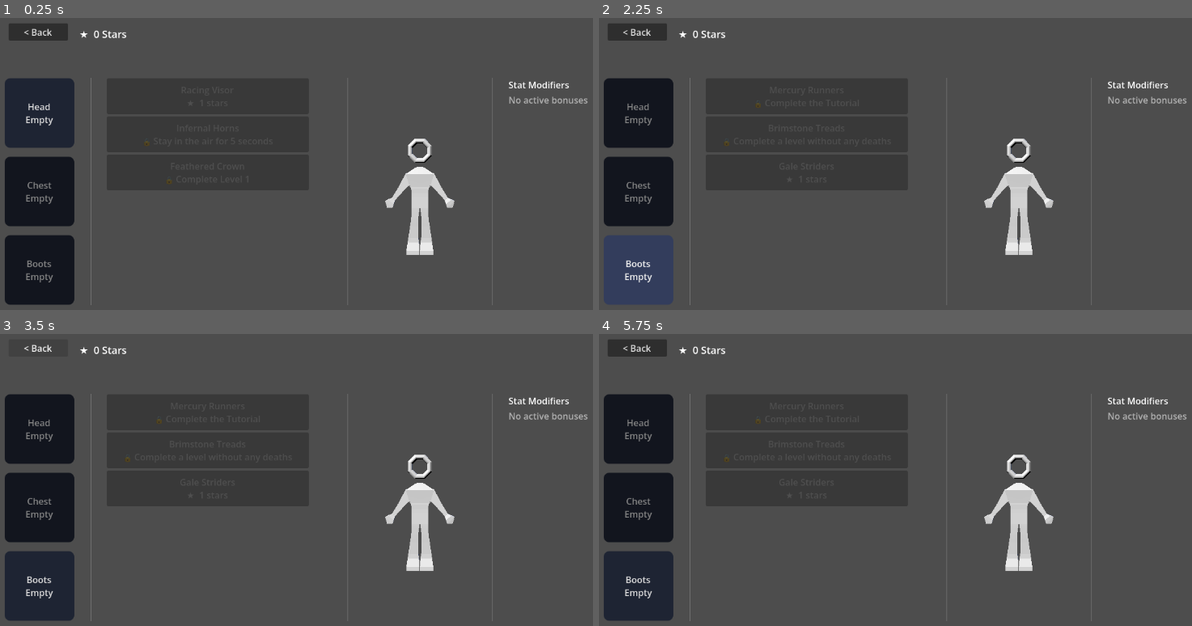
Above: before the commit, frames 1-4 (two rows, left to right).
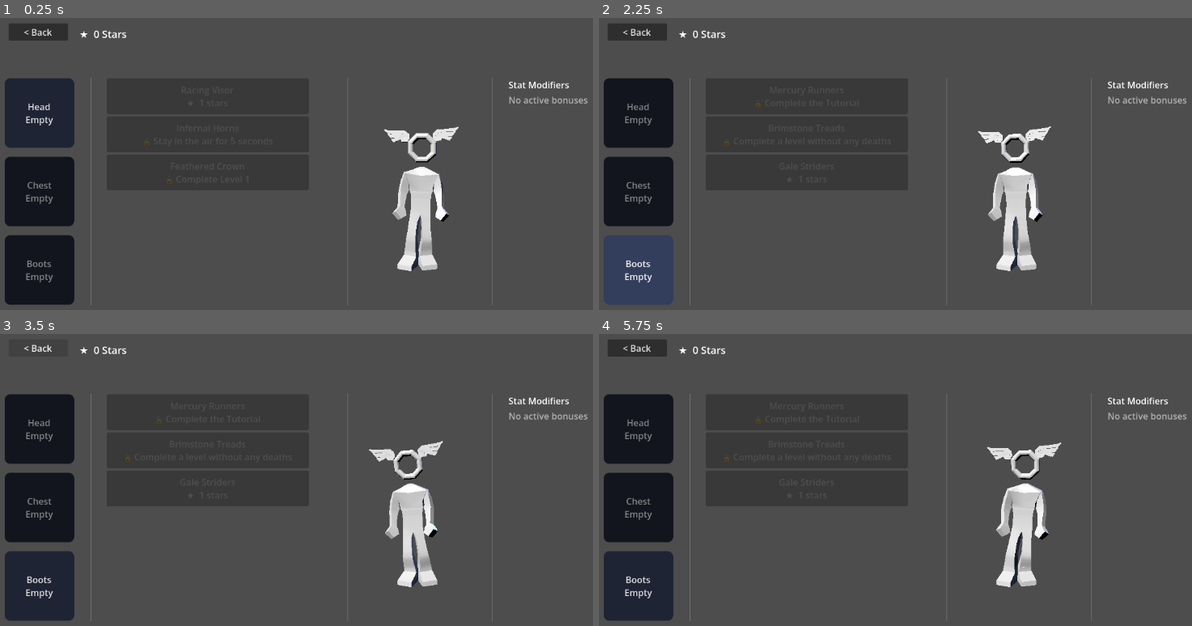
Above: after the commit, the same moments.

Repository: jpvds1/DDJD
Game: Godot game, scene res://scenes/ui/customization_menu.tscn
Same seed, same stepped clock (60 frames per second), same inputs: the game is played once before the commit and once after it. This scene is started directly instead of the project's main scene.
Inputs (mouse positions are in pixels of both pictures, inside the frame that each line leads up to):
- Up to frame 1 (0.25 s): no input
- Up to frame 2 (2.25 s): click "Head Empty" at 0.5 s; click "Chest Empty" at 1.25 s; click "Boots Empty" at 2 s
- Up to frame 3 (3.5 s): click "< Back" at 2.75 s
- Up to frame 4 (5.75 s): move the mouse to (1061, 488) at 3.52 s; hold D (move_right) 3.53-4.28 s; tap Q (dash) at 3.6, 5.1 s; click (1061, 488) at 3.67 s; move the mouse to (788, 526) at 4.27 s; hold S (move_backwards) 4.28-5.03 s; tap Shift (sprint) at 4.35 s; tap Space (jump) at 4.52 s; move the mouse to (984, 427) at 5.02 s; hold D (move_right) from 5.03 s (still down)

The runs differ from the first frame. In frame 1, 1.8% of the frame differs, in the area x 64-78%, y 37-87%; in frame 2, 2.0%; in frame 3, 2.3%, in the area x 62-77%, y 36-87%; in frame 4, 2.2%.
Error in both runs: Invalid call. Nonexistent function 'change_GUI_scene' in base 'Nil'. (res://scripts/ui/customization_menu.gd:334)

Commit message:
feat(customization menu): add idling player

Diff:
--- a/platformer-game/scenes/ui/customization_menu.tscn
+++ b/platformer-game/scenes/ui/customization_menu.tscn
@@ -1,17 +1,10 @@
 [gd_scene format=3 uid="uid://nk6mrgg4s2yu"]
 
 [ext_resource type="Script" uid="uid://vtgmobmh3xlj" path="res://scripts/ui/customization_menu.gd" id="1_xq2xj"]
-[ext_resource type="PackedScene" path="res://assets/models/player/player.glb" id="2_player"]
+[ext_resource type="PackedScene" uid="uid://jguqtkv8drl1" path="res://scenes/player/player_visuals.tscn" id="2_ky4y0"]
 
 [sub_resource type="StyleBoxFlat" id="StyleBoxFlat_slot_n"]
-bg_color = Color(0.12, 0.14, 0.20, 1)
-corner_radius_top_left = 10
-corner_radius_top_right = 10
-corner_radius_bottom_right = 10
-corner_radius_bottom_left = 10
-
-[sub_resource type="StyleBoxFlat" id="StyleBoxFlat_slot_h"]
-bg_color = Color(0.20, 0.24, 0.36, 1)
+bg_color = Color(0.12, 0.14, 0.2, 1)
 corner_radius_top_left = 10
 corner_radius_top_right = 10
 corner_radius_bottom_right = 10
@@ -19,6 +12,13 @@
 
 [sub_resource type="StyleBoxFlat" id="StyleBoxFlat_slot_p"]
 bg_color = Color(0.06, 0.07, 0.12, 1)
+corner_radius_top_left = 10
+corner_radius_top_right = 10
+corner_radius_bottom_right = 10
+corner_radius_bottom_left = 10
+
+[sub_resource type="StyleBoxFlat" id="StyleBoxFlat_slot_h"]
+bg_color = Color(0.2, 0.24, 0.36, 1)
 corner_radius_top_left = 10
 corner_radius_top_right = 10
 corner_radius_bottom_right = 10
@@ -57,14 +57,14 @@
 size_flags_horizontal = 3
 size_flags_vertical = 4
 theme_override_styles/normal = SubResource("StyleBoxFlat_slot_n")
+theme_override_styles/pressed = SubResource("StyleBoxFlat_slot_p")
 theme_override_styles/hover = SubResource("StyleBoxFlat_slot_h")
 theme_override_styles/hover_pressed = SubResource("StyleBoxFlat_slot_p")
-theme_override_styles/pressed = SubResource("StyleBoxFlat_slot_p")
-clip_text = true
-text_overrun_behavior = 3
 text = "Active
 Head
 Gear"
+text_overrun_behavior = 3
+clip_text = true
 
 [node name="ActiveChestGear" type="Button" parent="HBoxContainer/VBoxContainer" unique_id=1201819169]
 custom_minimum_size = Vector2(124, 124)
@@ -72,14 +72,14 @@
 size_flags_horizontal = 3
 size_flags_vertical = 4
 theme_override_styles/normal = SubResource("StyleBoxFlat_slot_n")
+theme_override_styles/pressed = SubResource("StyleBoxFlat_slot_p")
 theme_override_styles/hover = SubResource("StyleBoxFlat_slot_h")
 theme_override_styles/hover_pressed = SubResource("StyleBoxFlat_slot_p")
-theme_override_styles/pressed = SubResource("StyleBoxFlat_slot_p")
-clip_text = true
-text_overrun_behavior = 3
 text = "Active
 Chest
 Gear"
+text_overrun_behavior = 3
+clip_text = true
 
 [node name="ActiveBootsGear" type="Button" parent="HBoxContainer/VBoxContainer" unique_id=117100278]
 custom_minimum_size = Vector2(124, 124)
@@ -87,14 +87,14 @@
 size_flags_horizontal = 3
 size_flags_vertical = 4
 theme_override_styles/normal = SubResource("StyleBoxFlat_slot_n")
+theme_override_styles/pressed = SubResource("StyleBoxFlat_slot_p")
 theme_override_styles/hover = SubResource("StyleBoxFlat_slot_h")
 theme_override_styles/hover_pressed = SubResource("StyleBoxFlat_slot_p")
-theme_override_styles/pressed = SubResource("StyleBoxFlat_slot_p")
-clip_text = true
-text_overrun_behavior = 3
 text = "Active
 Boots
 Gear"
+text_overrun_behavior = 3
+clip_text = true
 
 [node name="VSeparator3" type="VSeparator" parent="HBoxContainer" unique_id=479420360]
 custom_minimum_size = Vector2(50, 0)
@@ -114,29 +114,27 @@
 stretch = true
 
 [node name="SubViewport" type="SubViewport" parent="HBoxContainer/CharacterPreview" unique_id=1293196576]
+own_world_3d = true
 transparent_bg = true
 handle_input_locally = false
-own_world_3d = true
 size = Vector2i(200, 404)
+render_target_update_mode = 4
 
 [node name="Camera3D" type="Camera3D" parent="HBoxContainer/CharacterPreview/SubViewport" unique_id=1293196577]
-transform = Transform3D(1, 0, 0, 0, 1, 0, 0, 0, 1, 0, 1.2, 3.5)
-rotation_degrees = Vector3(-5, 0, 0)
+transform = Transform3D(1, 0, 0, 0, 0.9961947, 0.08715574, 0, -0.08715574, 0.9961947, 0, 1.2, 3)
 current = true
-fov = 50
+fov = 50.0
 
 [node name="KeyLight" type="DirectionalLight3D" parent="HBoxContainer/CharacterPreview/SubViewport" unique_id=1293196578]
-transform = Transform3D(1, 0, 0, 0, 1, 0, 0, 0, 1, 0, 0, 0)
-rotation_degrees = Vector3(-40, -30, 0)
+transform = Transform3D(0.8660254, 0.3213938, -0.38302222, 0, 0.76604444, 0.6427876, 0.5, -0.55667037, 0.66341394, 0, 0, 0)
 light_energy = 1.2
 
 [node name="FillLight" type="DirectionalLight3D" parent="HBoxContainer/CharacterPreview/SubViewport" unique_id=1293196579]
-transform = Transform3D(1, 0, 0, 0, 1, 0, 0, 0, 1, 0, 0, 0)
-rotation_degrees = Vector3(-20, 150, 0)
+transform = Transform3D(-0.8660254, -0.17101008, 0.46984637, 0, 0.9396926, 0.34202012, -0.50000006, 0.2961981, -0.81379765, 0, 0, 0)
+light_color = Color(0.65, 0.75, 1, 1)
 light_energy = 0.4
-light_color = Color(0.65, 0.75, 1.0, 1.0)
 
-[node name="PlayerModel" parent="HBoxContainer/CharacterPreview/SubViewport" instance=ExtResource("2_player") unique_id=1293196580]
+[node name="PlayerVisuals" parent="HBoxContainer/CharacterPreview/SubViewport" unique_id=396880001 instance=ExtResource("2_ky4y0")]
 
 [node name="VSeparator" type="VSeparator" parent="HBoxContainer" unique_id=758279473]
 custom_minimum_size = Vector2(50, 0)
